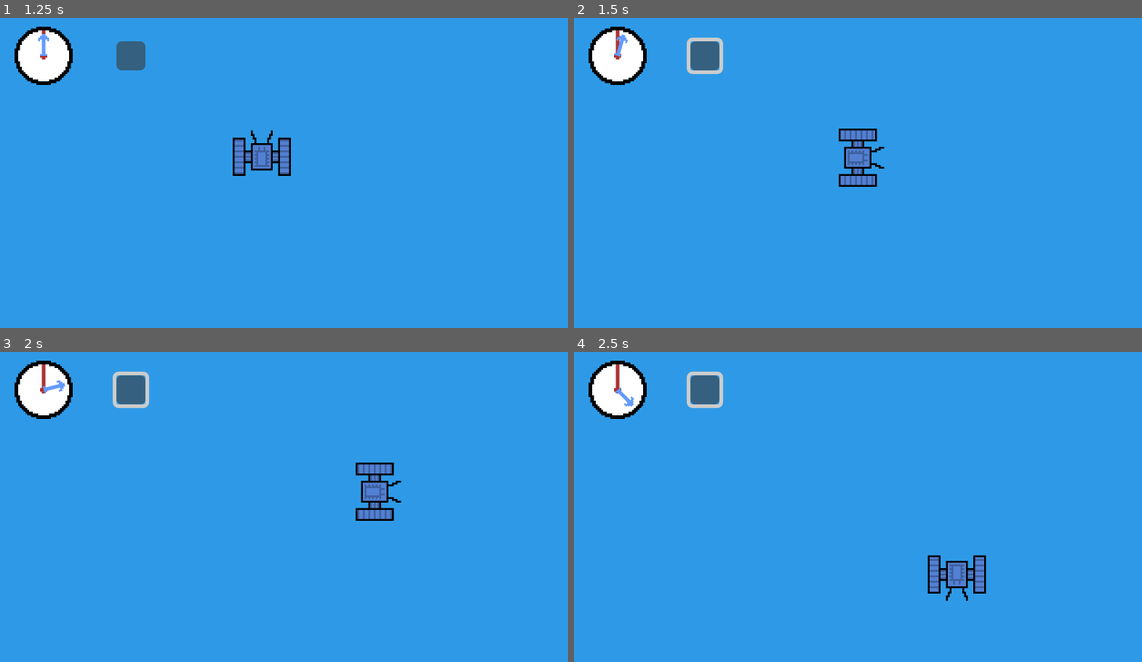
Above: before the commit, frames 1-4 (two rows, left to right).
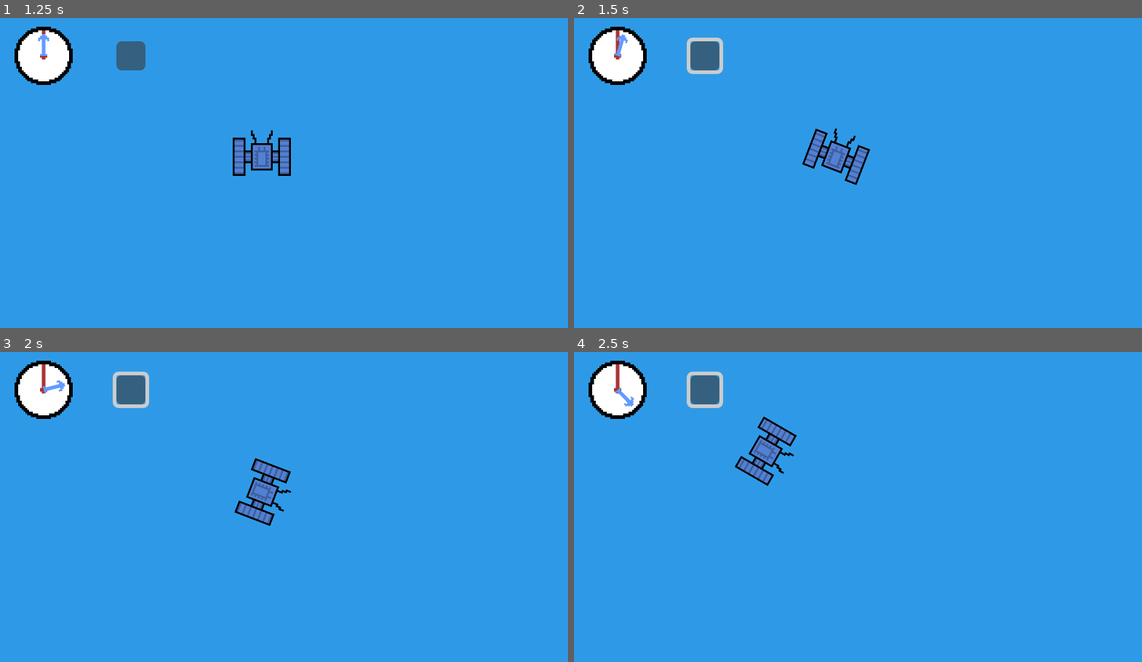
Above: after the commit, the same moments.

Repository: Topeni/Mini-Jam-214
Game: Godot game, scene res://scenes/game/game.tscn
The game is run twice, just before and just after one commit, with the same random seed, the same clock (stepped at 60 frames per second) and the same inputs.
Inputs (mouse positions are in pixels of both pictures, inside the frame that each line leads up to):
- Up to frame 1 (1.25 s): click (130, 55) at 0.5 s
- Up to frame 2 (1.5 s): tap Enter at 1.25 s; hold Right (walk_right) from 1.28 s (still down); tap R (rotate) at 1.35 s
- Up to frame 3 (2 s): keep holding Right (walk_right)
- Up to frame 4 (2.5 s): release Right (walk_right) at 2.03 s; hold Down (walk_down) from 2.03 s (still down); tap R (rotate) at 2.1 s

Frame 1 is identical in both runs. In frame 2, 1.6% of the frame differs, in the area x 40-55%, y 35-55%; in frame 3, 2.1%; in frame 4, 2.1%, in the area x 28-73%, y 20-81%.

Commit message:
Finished the borders and remade the player move system

Diff:
--- a/scenes/game/game.tscn
+++ b/scenes/game/game.tscn
@@ -8,6 +8,12 @@
 size = Vector2(320, 16)
 
 [sub_resource type="RectangleShape2D" id="RectangleShape2D_kelw5"]
+size = Vector2(16, 180)
+
+[sub_resource type="RectangleShape2D" id="RectangleShape2D_lfrn8"]
+size = Vector2(320, 16)
+
+[sub_resource type="RectangleShape2D" id="RectangleShape2D_5i0tg"]
 size = Vector2(16, 180)
 
 [node name="Game" type="Node2D" unique_id=473286682]
@@ -30,14 +36,22 @@
 [node name="Player" parent="." unique_id=1721229841 groups=["bounds"] instance=ExtResource("3_0sr1o")]
 position = Vector2(144, 80)
 
-[node name="StaticBody2D" type="StaticBody2D" parent="." unique_id=1079887709 groups=["bounds"]]
+[node name="Borders" type="StaticBody2D" parent="." unique_id=1079887709 groups=["bounds"]]
 
-[node name="BorderUp" type="CollisionShape2D" parent="StaticBody2D" unique_id=1875665055]
+[node name="BorderUp" type="CollisionShape2D" parent="Borders" unique_id=1875665055]
 position = Vector2(160, -8)
 shape = SubResource("RectangleShape2D_0sr1o")
 
-[node name="BorderRight" type="CollisionShape2D" parent="StaticBody2D" unique_id=1510950535]
+[node name="BorderRight" type="CollisionShape2D" parent="Borders" unique_id=1510950535]
 position = Vector2(328, 90)
 shape = SubResource("RectangleShape2D_kelw5")
 
+[node name="BorderDown" type="CollisionShape2D" parent="Borders" unique_id=381739095]
+position = Vector2(160, 188)
+shape = SubResource("RectangleShape2D_lfrn8")
+
+[node name="CollisionShape2D" type="CollisionShape2D" parent="Borders" unique_id=1201805457]
+position = Vector2(-8, 90)
+shape = SubResource("RectangleShape2D_5i0tg")
+
 [connection signal="button_down" from="AddTimeButton" to="." method="_on_add_time_button_button_down"]
--- a/scenes/game/player/player.gd
+++ b/scenes/game/player/player.gd
@@ -2,39 +2,47 @@
 
 enum PlayerState {WALKING, STILL}
 
-static var speed : float = 100.0
-static var direction : Vector2 = Vector2(0.0, -1.0)
+static var move_speed : float = 100.0
+static var rotation_speed : float = PI
+#static var direction : Vector2 = Vector2(0.0, -1.0)
 static var player_state : PlayerState = PlayerState.STILL
 
 func _ready() -> void:
 	SignalManager.clock_stop.connect(_on_clock_stop)
 
-func get_walking_direction() -> Vector2:
-	var out : Vector2 = Vector2(0.0, 0.0)
+func get_move_coeff() -> float:
+	var out : float = 0.0
 	if Input.is_action_pressed("walk_up"):
-		out.y = - 1.0
+		out += 1.0
+	if Input.is_action_pressed("walk_down"):
+		out += -1.0
+	return out
+
+func get_rotate_coeff() -> float:
+	var out : float = 0.0
+	if Input.is_action_pressed("walk_left"):
+		out += - 1.0
 	if Input.is_action_pressed("walk_right"):
-		out.x = 1.0
-	if Input.is_action_pressed("walk_down"):
-		out.y = 1.0
-	if Input.is_action_pressed("walk_left"):
-		out.x = - 1.0
-	return out.normalized()
+		out += 1.0
+	return out
+
 
 func _physics_process(delta: float) -> void:
 	if game.gamestate != game.GameState.START:
 		return
-	var new_direction = get_walking_direction()
-	if new_direction != Vector2.ZERO:
-		direction = new_direction
+	var move_coeff = get_move_coeff()
+	var rotate_coeff = get_rotate_coeff()
+	if move_coeff != 0.0 or rotate_coeff != 0.0:
 		player_state = PlayerState.WALKING
 	else:
 		player_state = PlayerState.STILL
 
 	match player_state:
 		PlayerState.WALKING:
-			rotation = PI / 2 + direction.angle()
-			velocity = direction * speed
+			rotation += rotation_speed * rotate_coeff * delta
+			var direction : Vector2 = Vector2.UP.rotated(rotation)
+			#var direction = Vector2(sin(rotation), - cos(rotation))
+			velocity = move_coeff * move_speed * direction
 			move_and_slide()
 			$AnimatedSprite2D.play("walking")
 		PlayerState.STILL:
